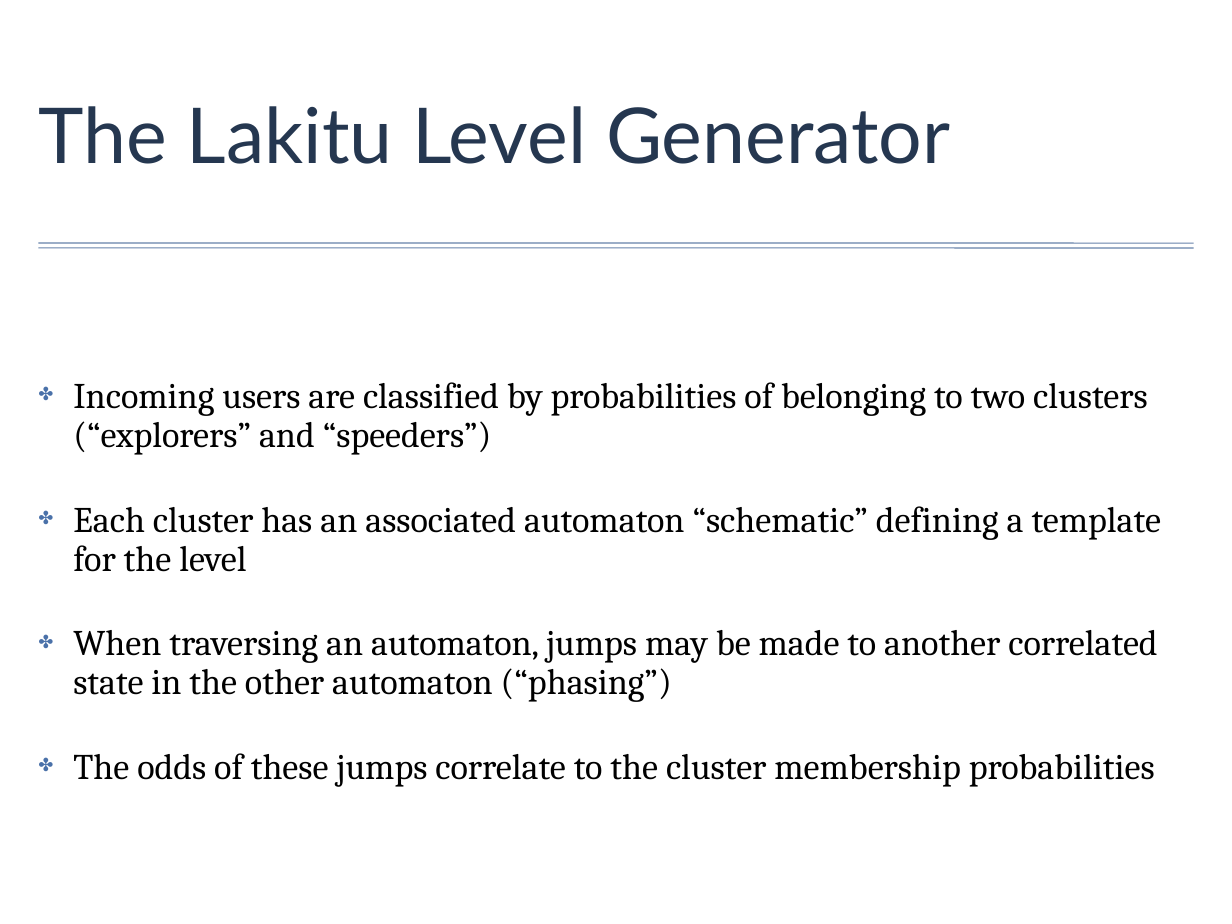
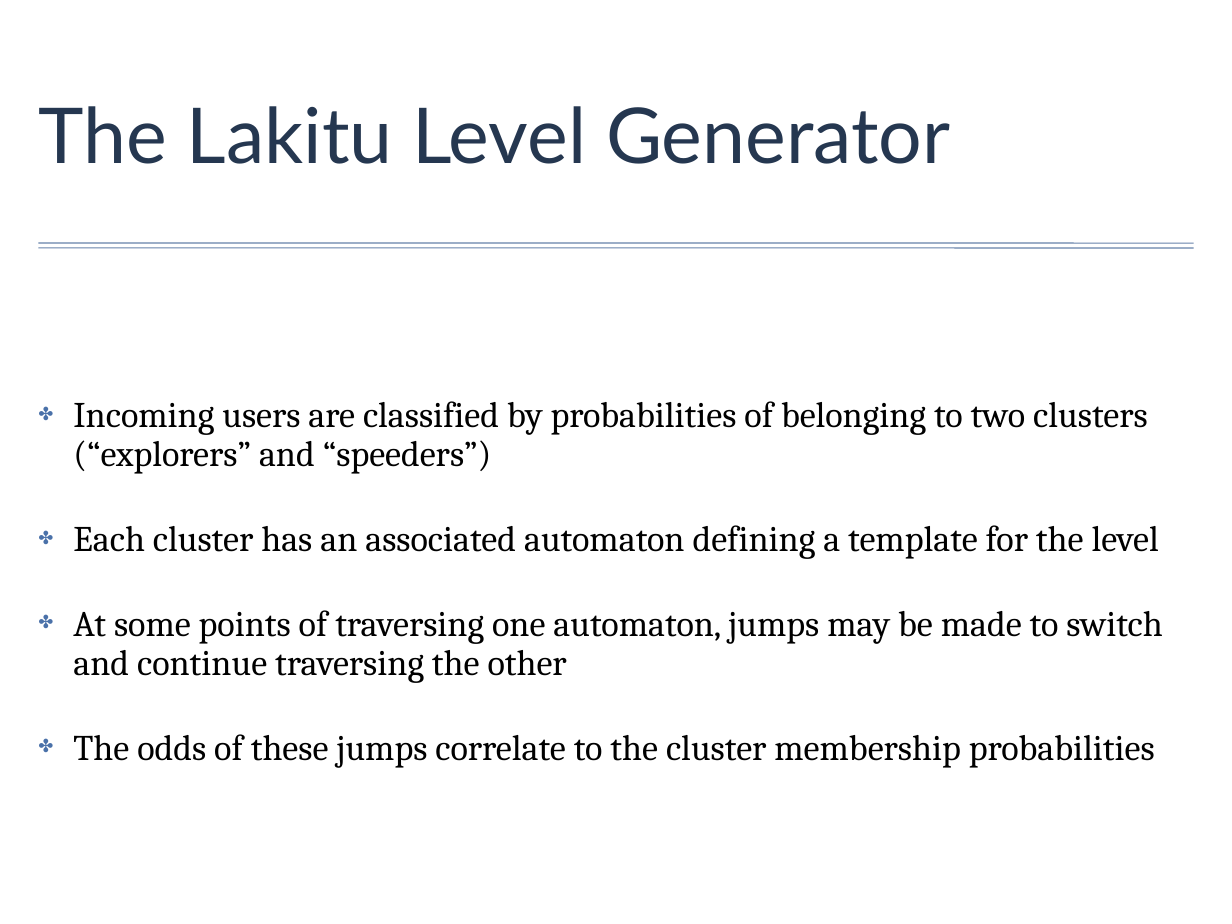
Before and after one commit to xurxodiz/MarioLevels, a slide deck: slide 1 of slides/cig2012.ppt. Drawn at 1232x924 pixels with LibreOffice and Linux fonts; fonts in the diff are those of the drawing; background and template pictures are left out. Boxes give left, top, right and bottom in pixels: in the first picture for what was removed or moved away, otherwise in the second. Text is boxed around its words. In the diff, an @@ line names an element or a change of style, - is before the commit and + after.

```diff
--- a/slides/cig2012.ppt
+++ b/slides/cig2012.ppt
@@ text at (x1=73, y1=525, x2=1163, y2=683): text changed @@
-✤ Each cluster has an associated automaton “schematic” defining a template for the level
-✤ When traversing an automaton, jumps may be made to another correlated state in the other automaton (“phasing”)
+✤ Each cluster has an associated automaton defining a template for the level
+✤ At some points of traversing one automaton, jumps may be made to switch and continue traversing the other
```
Also in this commit, not shown: 3 other slides changed, 3 other files.
